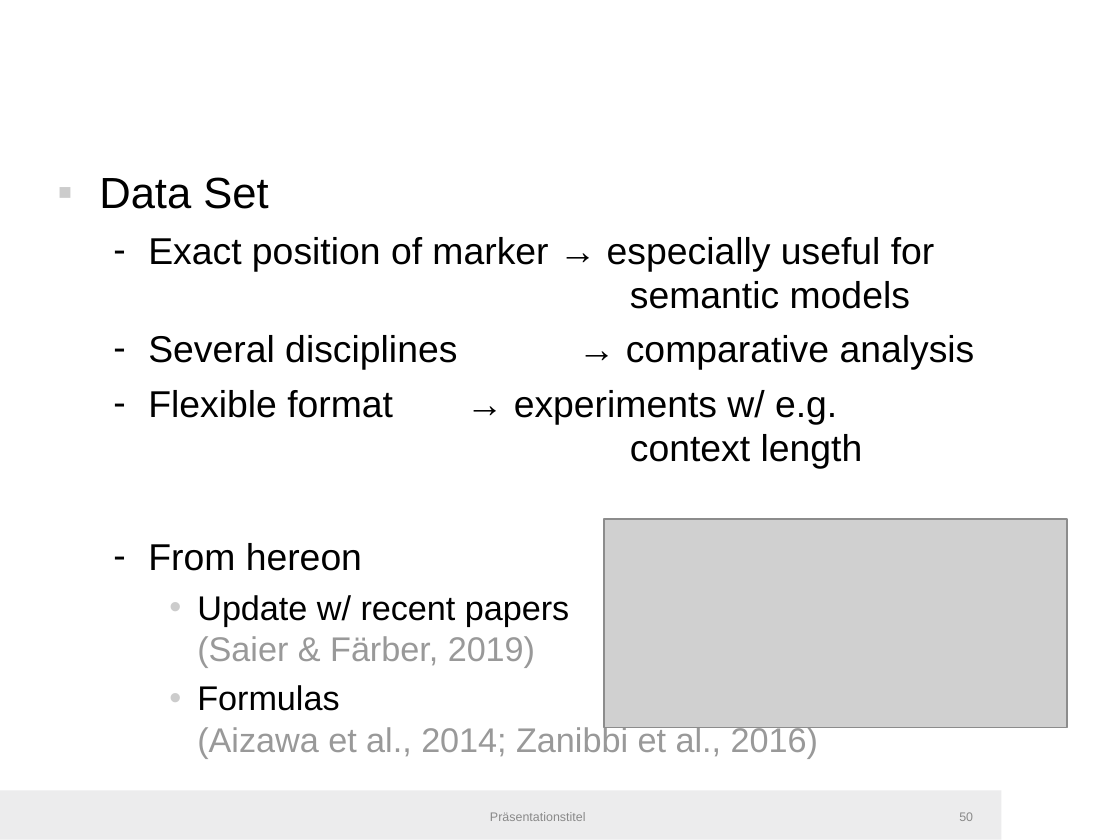
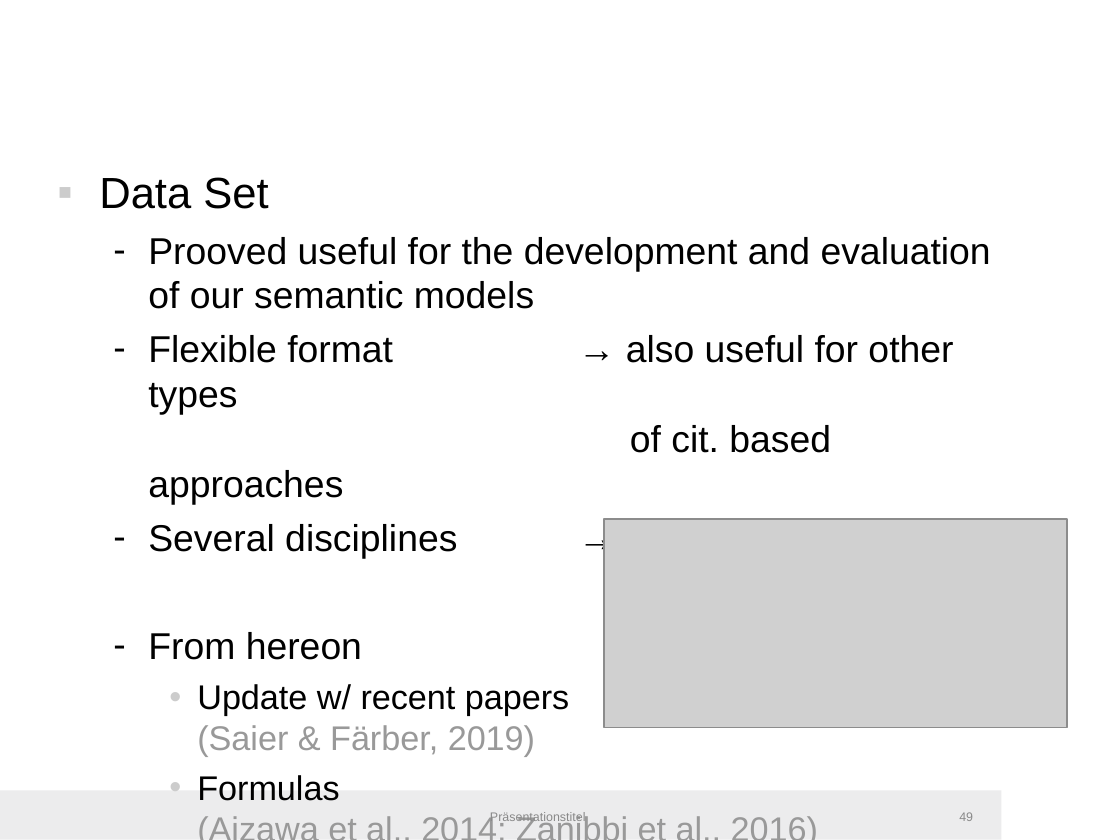
Before and after one commit to IllDepence/master_thesis, a slide deck: slide 49 of pres/pres.odp (slide 50 before the commit). Drawn at 1120x840 pixels with LibreOffice and Linux fonts; fonts in the diff are those of the drawing; grey boxes stand for pictures; background and template pictures are left out. Boxes give left, top, right and bottom in pixels: in the first picture for what was removed or moved away, otherwise in the second. Text is boxed around its words. In the diff, an @@ line names an element or a change of style, - is before the commit and + after.

Commit message:
minor tweaks to presentation

```diff
--- a/pres/pres.odp
+++ b/pres/pres.odp
@@ text at [148, 237, 991, 505]: text changed @@
-  – Exact position of marker → especially useful for
-    semantic models
+  – Prooved useful for the development and evaluation
+    of our semantic models
+  – Flexible format → also useful for other types
+    of cit. based approaches
@@ text at [148, 390, 863, 469]: paragraph removed @@
-  – Flexible format → experiments w/ e.g.
-    context length
@@ page number at [959, 812, 973, 821]: text changed @@
-50
+49
```
Also in this commit, not shown: 1 other slide changed, 1 slide removed, 1 other file.
